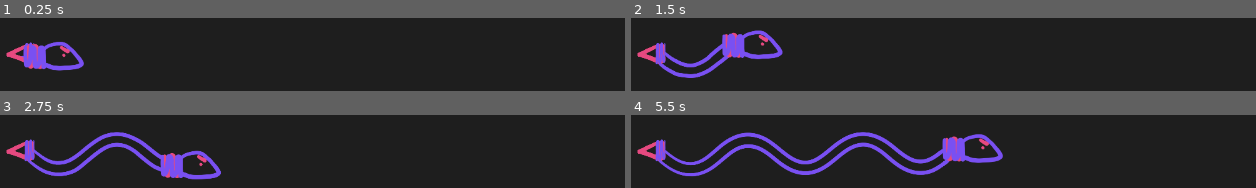
Above: before the commit, frames 1-4 (two rows, left to right).
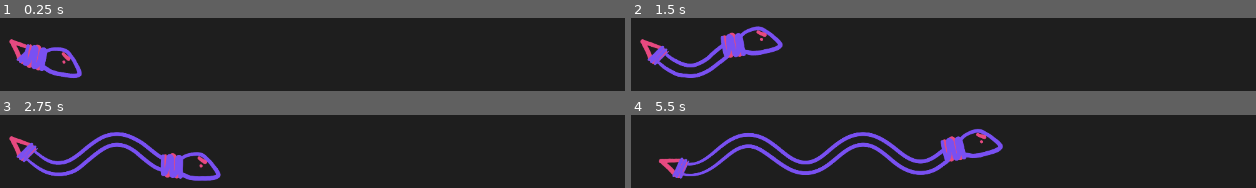
Above: after the commit, the same moments.

Repository: CactiChameleon9/GMTK-2023
Game: Godot game, scene res://Nodes/Snake.tscn
Same seed, same stepped clock (60 frames per second), same inputs: the game is played once before the commit and once after it. The project has no main scene, so this scene is started directly.
Inputs:
- Up to frame 1 (0.25 s): no input
- Up to frame 2 (1.5 s): hold Right (ui_right) 0.53-1.28 s; hold Down (ui_down) from 1.28 s (still down)
- Up to frame 3 (2.75 s): release Down (ui_down) at 2.03 s; hold Right (ui_right) from 2.03 s (still down)
- Up to frame 4 (5.5 s): release Right (ui_right) at 2.78 s; hold Up (ui_up) 2.78-3.53 s; hold Left (ui_left) 3.53-5.03 s; hold Down (ui_down) from 5.03 s (still down)

The runs differ from the first frame. In frame 1, 2.8% of the frame differs, in the area x 0-14%, y 28-83%; in frame 2, 3.0%; in frame 3, 1.9%; in frame 4, 4.9%, in the area x 0-60%, y 19-88%.

Commit message:
Clean up Snake and add Collisions

Diff:
--- a/Nodes/Snake.gd
+++ b/Nodes/Snake.gd
@@ -1,28 +1,70 @@
-extends CharacterBody2D
+extends Node2D
 
 
-@export var length: int = 400
+@export_range(0, TAU, TAU/128, "or_less", "or_greater") var move_rotation: float
+@export var length: int = 300
 
-var _points: Array[Vector2] = []
+@export var cos_frequency: float = 3
+@export var acceleration: float = 400
+@export var max_speed: float = 100
 
-var time: float = 0
+@onready var _head_child_count: int = $Head.get_child_count()
+
+var _time: float = 0
 
 
-func _physics_process(delta): #TODO CLEAN UP
-	time += delta
-	var last_pos: Vector2 = position
+func _physics_process(delta):
+	_time += delta
 
-	velocity += Vector2(1, cos(time*3)).rotated(rotation) * delta * 400
-	velocity = velocity.limit_length(100)
-	move_and_slide()
+	# Update the Head's velocity
+	$Head.velocity += Vector2(1, cos(_time * cos_frequency)
+						).rotated(move_rotation) * delta * acceleration
+	$Head.velocity = $Head.velocity.limit_length(max_speed)
+	$Head.move_and_slide()
 
+	# Add a current position of the head to the points
+	$Body.add_point($Head.position)
+
+	# Remove the last point if too long
 	if $Body.get_point_count() > length:
 		$Body.remove_point(0)
+		var to_remove: CollisionShape2D = $Head.get_child(_head_child_count)
+		if is_instance_valid(to_remove):
+			$Head.remove_child(to_remove)
+			to_remove.queue_free()
 
-	$Body.add_point(Vector2.ZERO)
+	# Update the tail position
+	$Tail.position = $Body.get_point_position(0)
 
-	for i in $Body.get_point_count():
-		$Body.set_point_position(i, $Body.get_point_position(i) - position + last_pos)
-	$Body.rotation = -rotation
+	# Update the Head and Tail's rotation + collisions
+	if $Body.get_point_count() <= 1: # Need 2 points to calculate gradient
+		return
 
-	$Tail.position = $Body.get_point_position(0)
+	var change: Vector2
+	# Head rotation - lerp between move_rotation and gradient
+	change = ($Body.get_point_position($Body.get_point_count() - 1)
+			- $Body.get_point_position($Body.get_point_count() - 2))
+
+	change = change.slerp(Vector2.RIGHT.rotated(move_rotation), 0.7)
+	$Head.rotation = atan2(change.y, change.x)
+
+	# Tail rotation
+	change = $Body.get_point_position(1) - $Body.get_point_position(0)
+	$Tail.rotation = atan2(change.y, change.x)
+
+	# Add the collision for the new point
+	var rect = RectangleShape2D.new()
+	var new_shape = CollisionShape2D.new()
+	new_shape.top_level = true
+
+	var point1: Vector2 = $Body.get_point_position($Body.get_point_count() - 1)
+	var point2: Vector2 = $Body.get_point_position($Body.get_point_count() - 2)
+	change = point1 - point2
+
+	new_shape.position = (point1 + point2) / 2 + global_position
+	new_shape.rotation = atan2(change.y, change.x)
+	rect.extents = Vector2(change.length() / 2, $Body.width/2)
+
+	new_shape.shape = rect
+
+	$Head.add_child(new_shape)
--- a/Nodes/Snake.tscn
+++ b/Nodes/Snake.tscn
@@ -6,11 +6,14 @@
 [ext_resource type="Texture2D" uid="uid://drp6uku16h25f" path="res://Assets/SnakeHead.svg" id="2_nmtsr"]
 [ext_resource type="Texture2D" uid="uid://c6rye8cpgjvxu" path="res://Assets/SnakeTail.svg" id="4_oaq8w"]
 
-[node name="Snake" type="CharacterBody2D"]
+[sub_resource type="CapsuleShape2D" id="CapsuleShape2D_5631g"]
+radius = 38.0
+height = 140.0
+
+[node name="Snake" type="Node2D"]
 position = Vector2(83, 182)
-rotation = -6.28319
-motion_mode = 1
 script = ExtResource("1_30n2b")
+move_rotation = 6.28319
 
 [node name="Body" type="Line2D" parent="."]
 width = 30.0
@@ -23,12 +26,21 @@
 texture = ExtResource("4_oaq8w")
 offset = Vector2(-15, 5)
 
-[node name="Head" type="Sprite2D" parent="."]
+[node name="Tongue" type="Sprite2D" parent="."]
+visible = false
+scale = Vector2(0.5, 0.5)
+texture = ExtResource("1_7s1kg")
+
+[node name="Head" type="CharacterBody2D" parent="."]
+motion_mode = 1
+
+[node name="HeadSprite" type="Sprite2D" parent="Head"]
 scale = Vector2(0.5, 0.5)
 texture = ExtResource("2_nmtsr")
 offset = Vector2(64, -10)
 
-[node name="Tongue" type="Sprite2D" parent="."]
-visible = false
+[node name="HeadCollision" type="CollisionShape2D" parent="Head"]
+position = Vector2(38, -2)
+rotation = 1.5708
 scale = Vector2(0.5, 0.5)
-texture = ExtResource("1_7s1kg")
+shape = SubResource("CapsuleShape2D_5631g")
Not shown: 1 places in Nodes/Snake.tscn that only renumber resources
